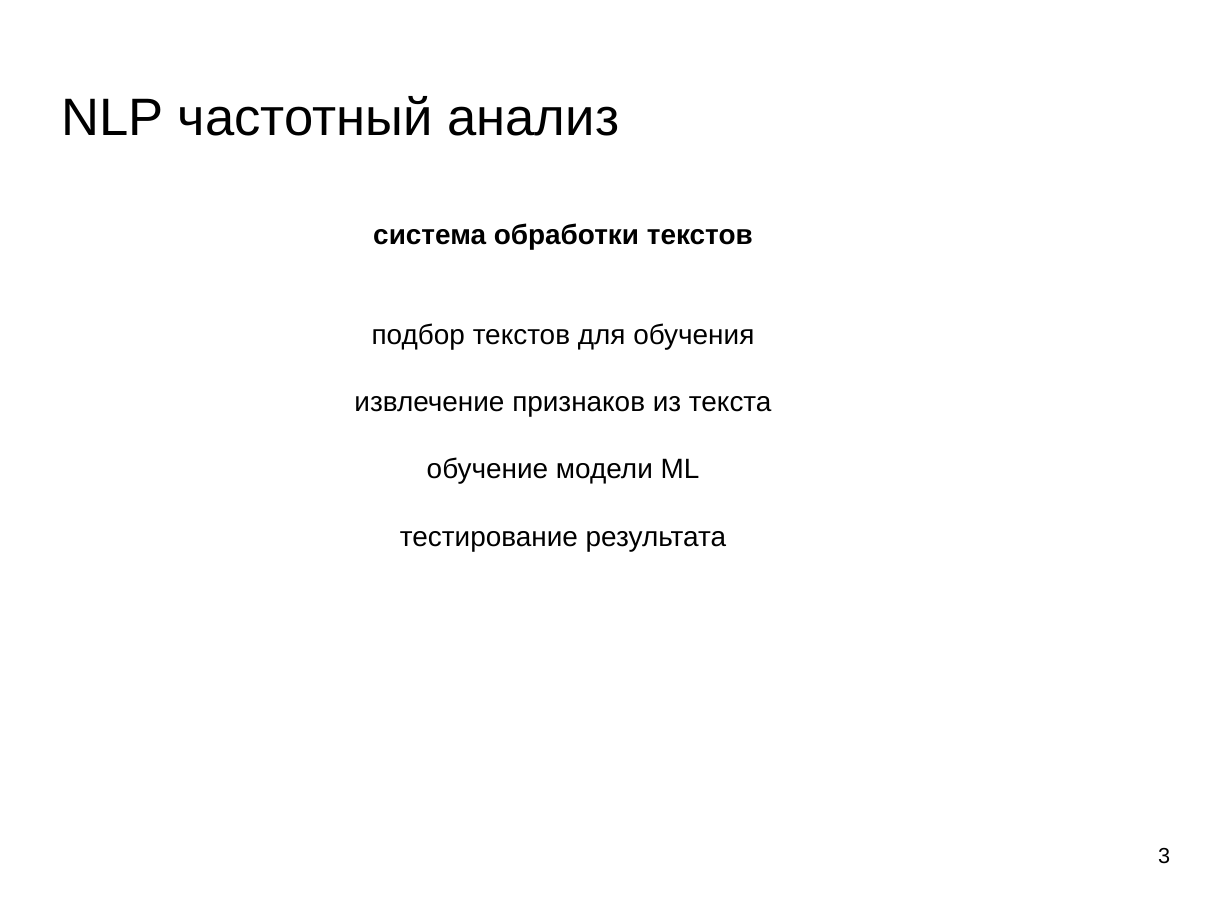
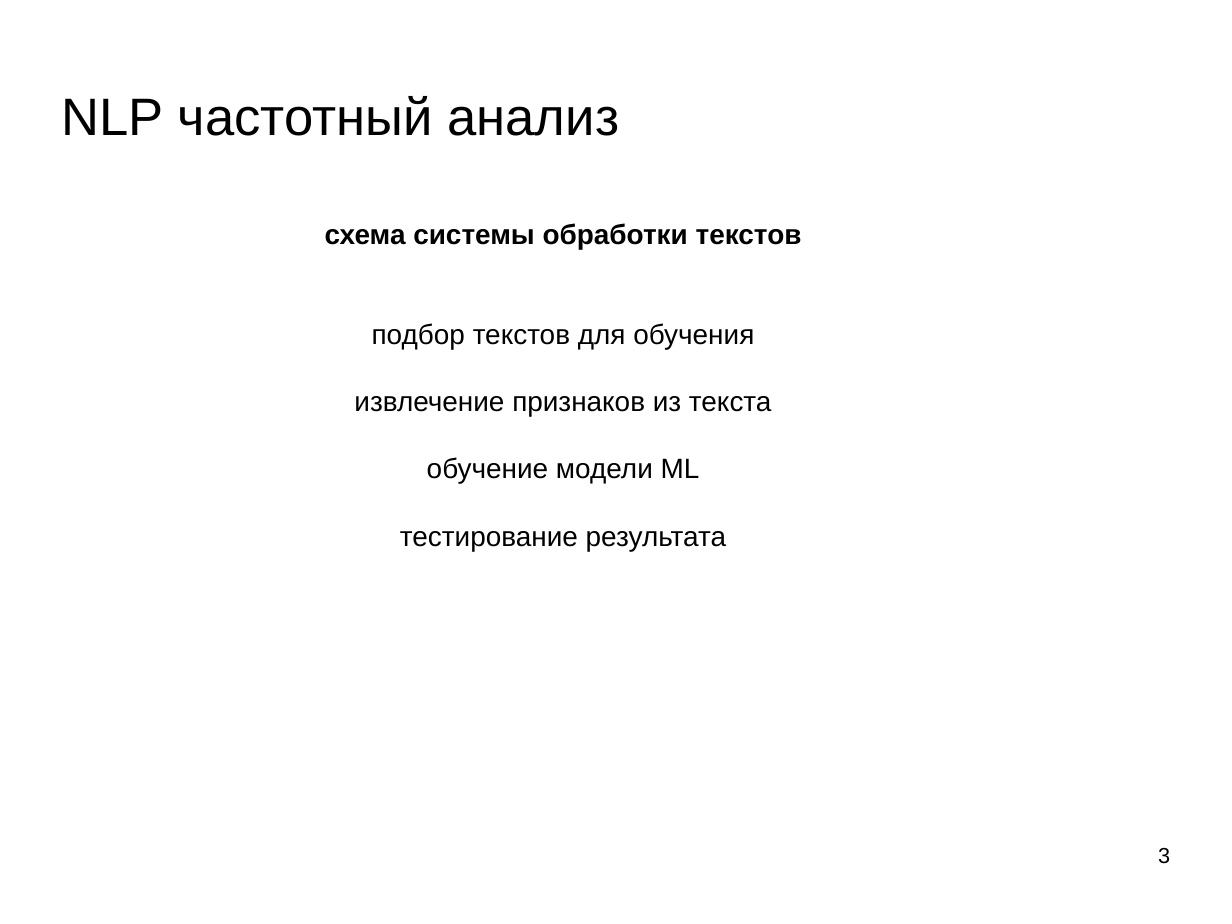
Before and after one commit to mechanoid5/ml_lectorium_legacy, a slide deck: slide 3 of 13-text-proc.odp. Drawn at 1232x924 pixels with LibreOffice and Linux fonts; fonts in the diff are those of the drawing; background and template pictures are left out. Boxes give left, top, right and bottom in pixels: in the first picture for what was removed or moved away, otherwise in the second. Text is boxed around its words. In the diff, an @@ line names an element or a change of style, - is before the commit and + after.

```diff
--- a/13-text-proc.odp
+++ b/13-text-proc.odp
@@ text at (325,223,802,249): text changed @@
-система обработки текстов
+схема системы обработки текстов
```
Also in this commit, not shown: 6 other slides changed, 5 slides added, 2 other files.
